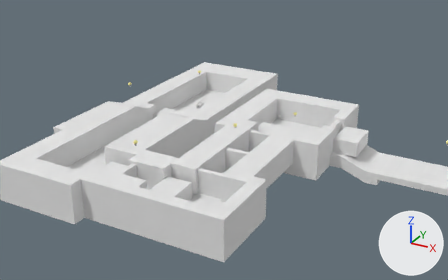
The Blender file etc/blend/levels/FirstStepsI-B.blend, before and after one commit.
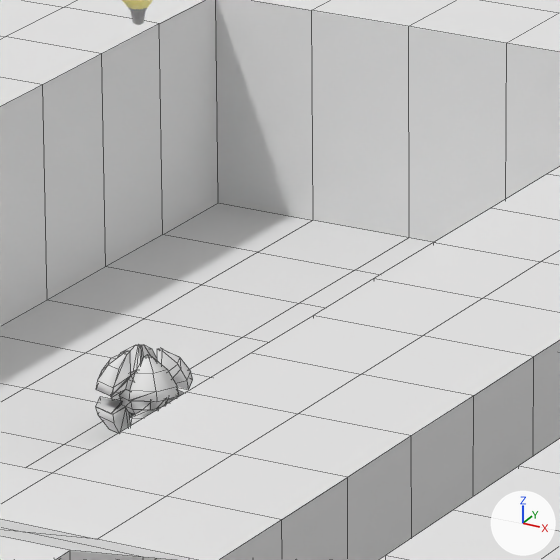
Each version is shown from a 50 mm camera at (35.41, -64.0, 26.61) aimed at (7.69, -13.59, 1.4), then close up on the part from 42% to 53% of the width and 26% to 43% of the height. Lighting does not change. The marker at lower right points along +X, +Y and +Z. The close-ups show mesh edges as thin lines.

The first close-up shows 'FirstStepsI-B_b12', 'FirstStepsI-B_b13', 'Player'.
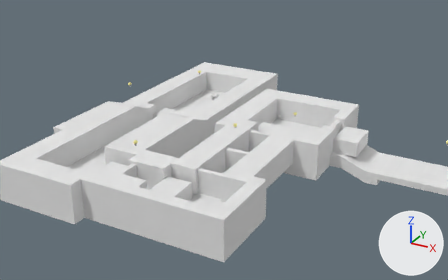
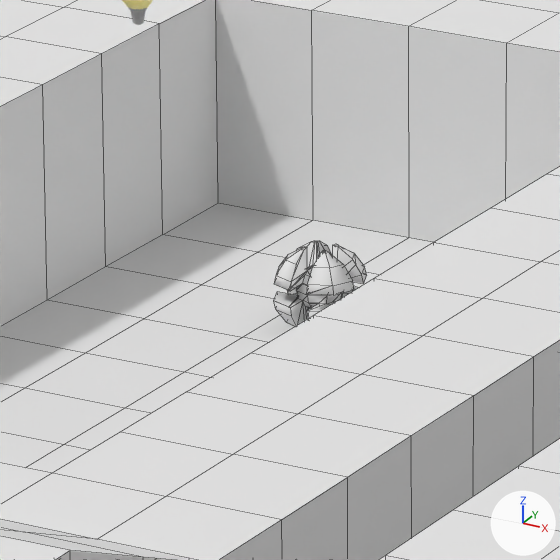
Pixel boxes [x1, y1, x2, y2] of what changed, in the close-ups (560 x 560 px):
```json
{"object": "Player", "change": "moved", "before": [96, 344, 193, 433], "after": [274, 241, 367, 326]}
```

The change, as JSON lines over the scene's bpy script:
```json
{"op": "set", "path": "ob_player.location", "old": "(5.5, -14.501, 4.99)", "new": "(5.5, -11.501, 4.99)"}
```
